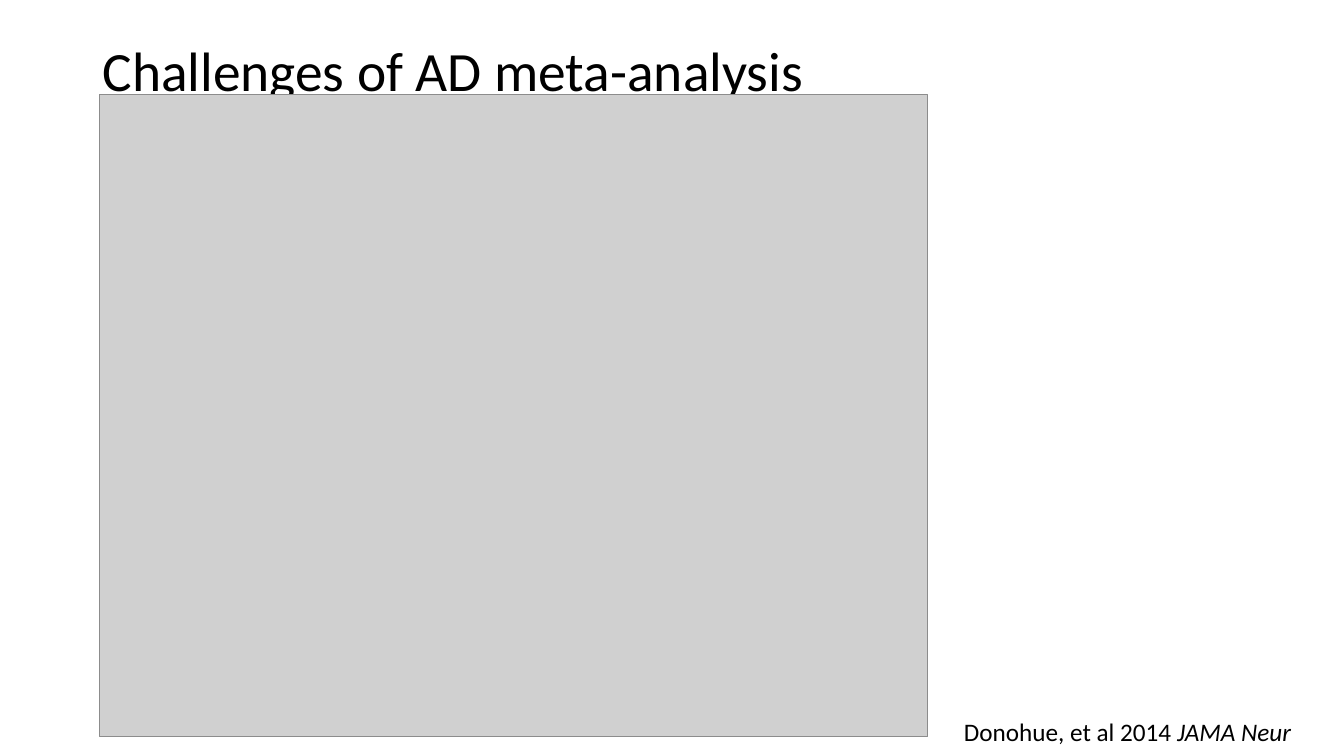
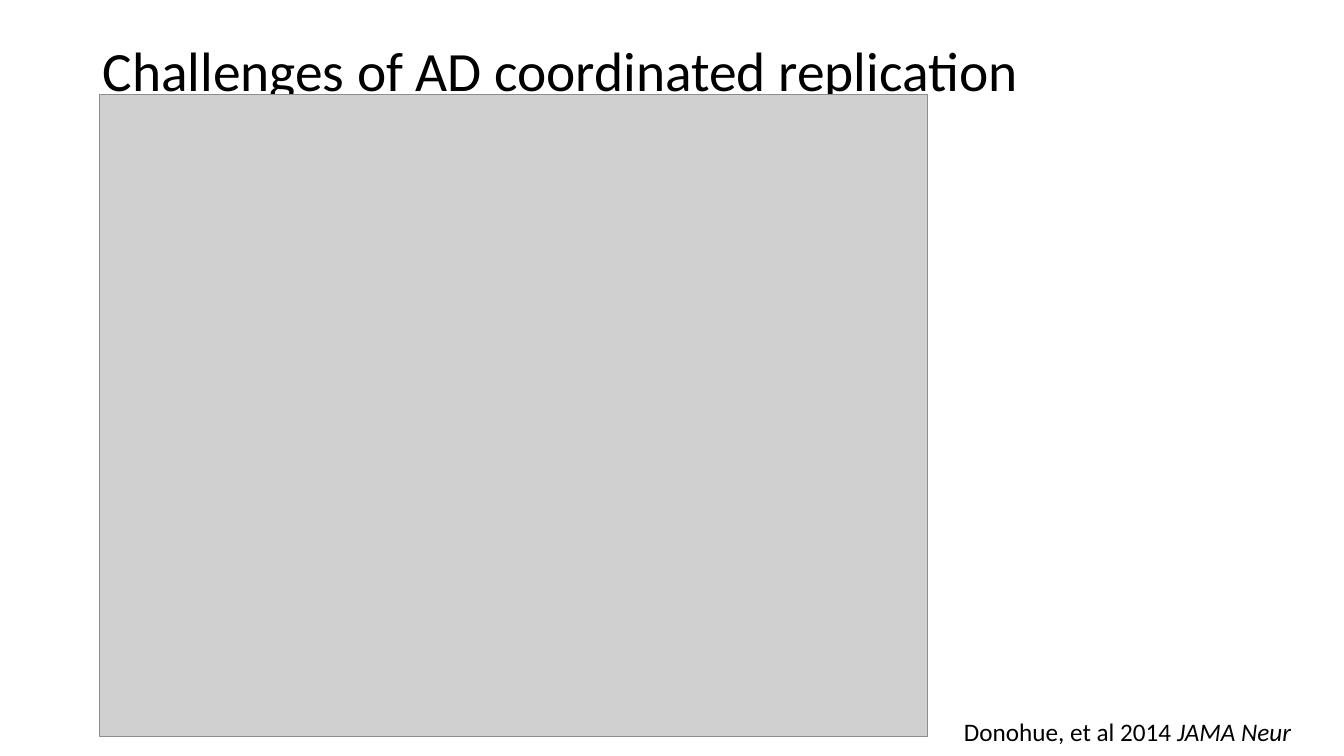
Before and after one commit to atrihub/AAIC2018ClinicalTrialMethods, a slide deck: slide 7 of AAIC2018DaDAdiscussion.pptx. Drawn at 1344x756 pixels with LibreOffice and Linux fonts; fonts in the diff are those of the drawing; grey boxes stand for pictures. Boxes give left, top, right and bottom in pixels: in the first picture for what was removed or moved away, otherwise in the second. Text is boxed around its words. In the diff, an @@ line names an element or a change of style, - is before the commit and + after.

Commit message:
update

```diff
--- a/AAIC2018DaDAdiscussion.pptx
+++ b/AAIC2018DaDAdiscussion.pptx
@@ title at box(102, 52, 1017, 105): text changed @@
-Challenges of AD meta-analysis
+Challenges of AD coordinated replication
```
Also in this commit, not shown: 1 other slide changed, 2 slides added.
